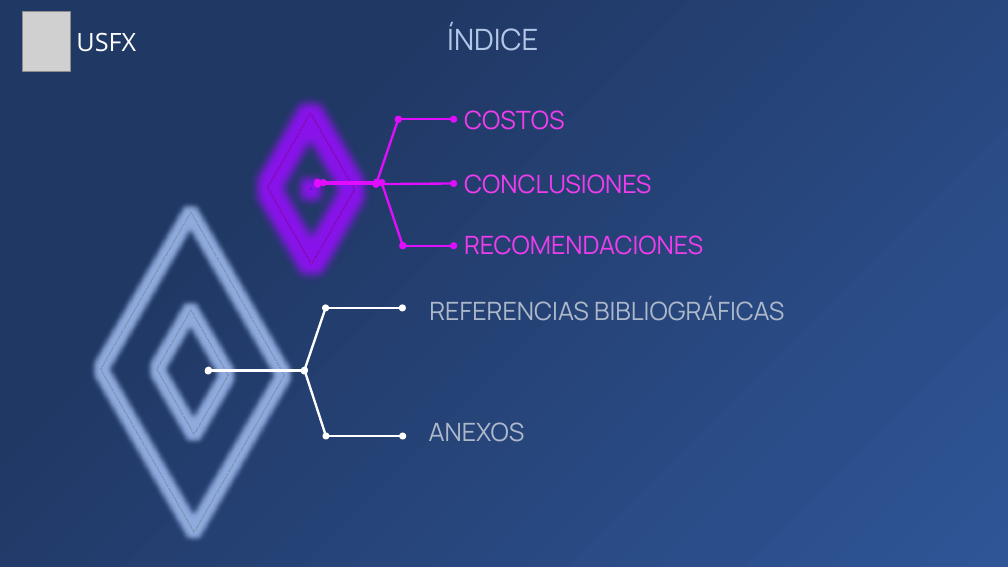
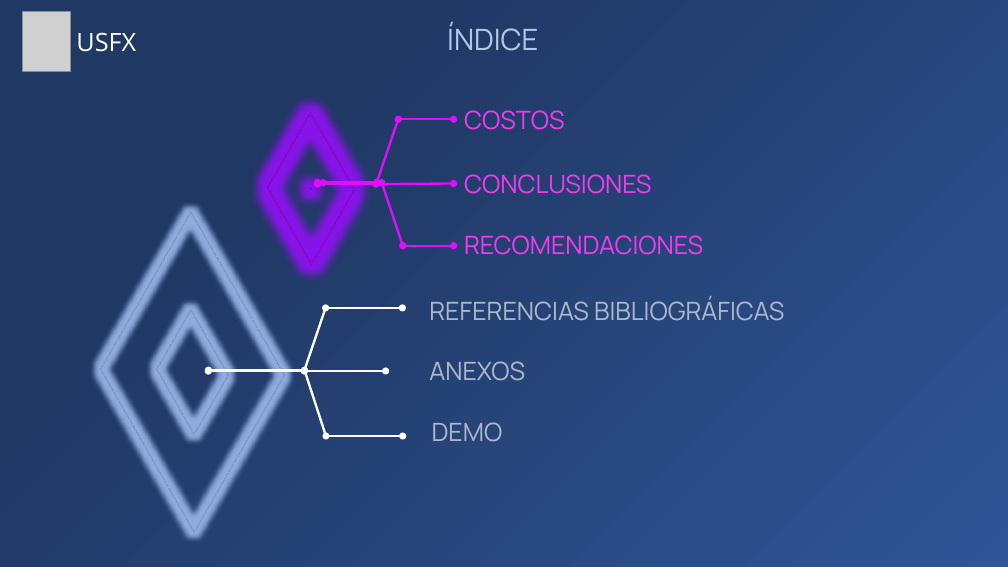
Before and after one commit to Zelechos/Generador-Css, a slide deck: slide 5 of documents/Presentación de Perfil - Modelo Generador CSS.pptx. Drawn at 1008x567 pixels with LibreOffice and Linux fonts; fonts in the diff are those of the drawing; grey boxes stand for pictures. Boxes give left, top, right and bottom in pixels: in the first picture for what was removed or moved away, otherwise in the second. Text is boxed around its words. In the diff, an @@ line names an element or a change of style, - is before the commit and + after.

Commit message:
docs(v0.5.0): add demo chapter in presentation

```diff
--- a/documents/Presentación de Perfil - Modelo Generador CSS.pptx
+++ b/documents/Presentación de Perfil - Modelo Generador CSS.pptx
@@ text "ANEXOS": place and size @@
-text "ANEXOS" at [429,422,525,442]
+text "ANEXOS" at [429,361,525,381]
@@ double arrow added from (305, 371) to (386, 371), #FFFFFF 2.25 pt @@
@@ text added at [432,422,503,442], 24 pt, text #ADB9CA @@
+DEMO
```
